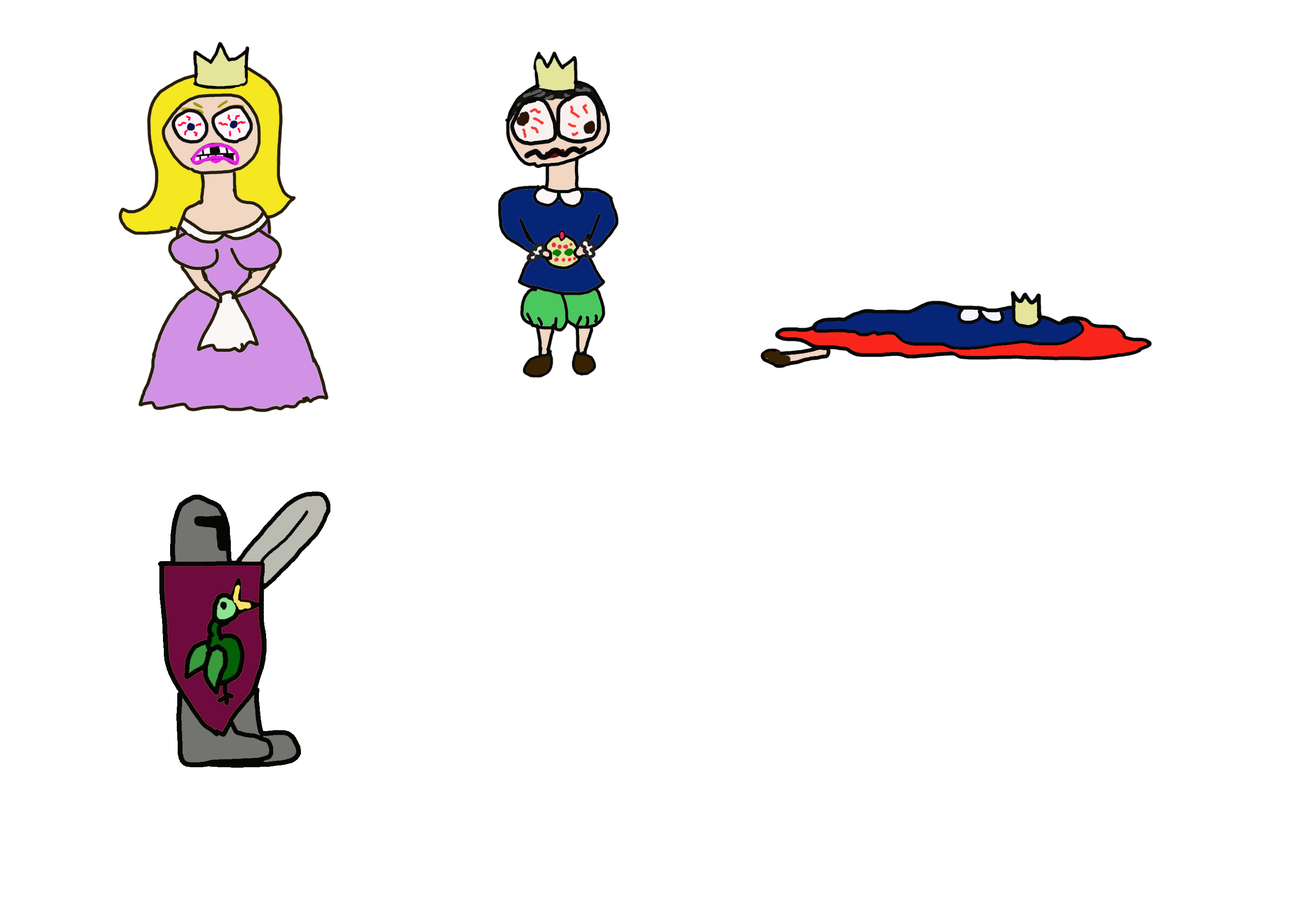
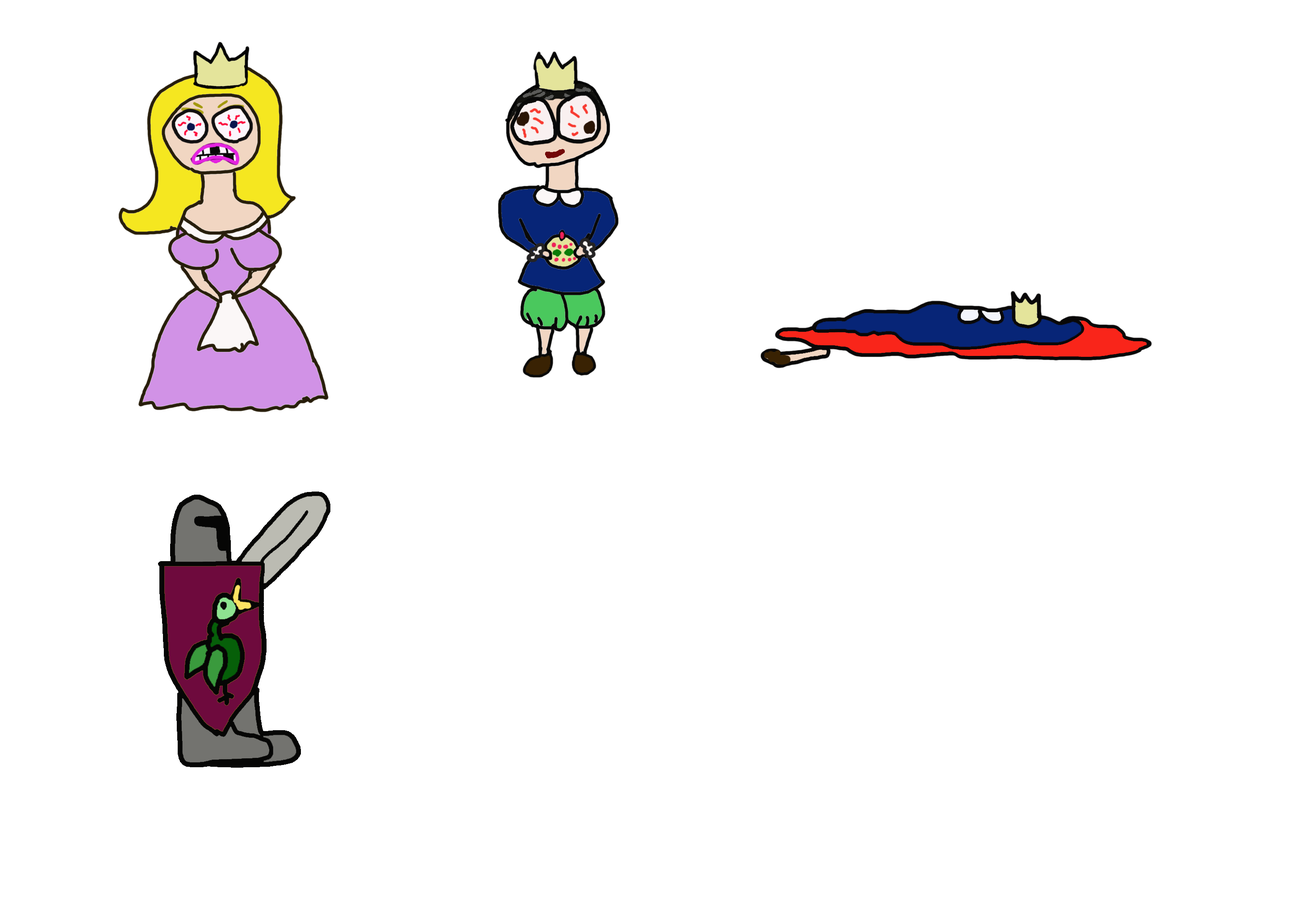
Comparing the layer stacks of the two 1305×922 images. Changes:
hid "Prince mouth 2" over 523, 145, 588, 161
